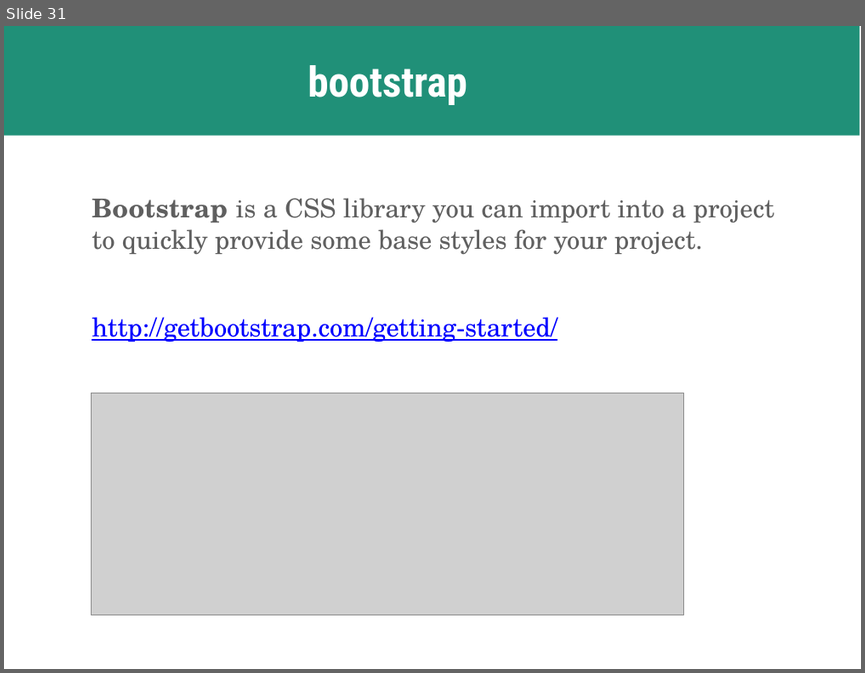
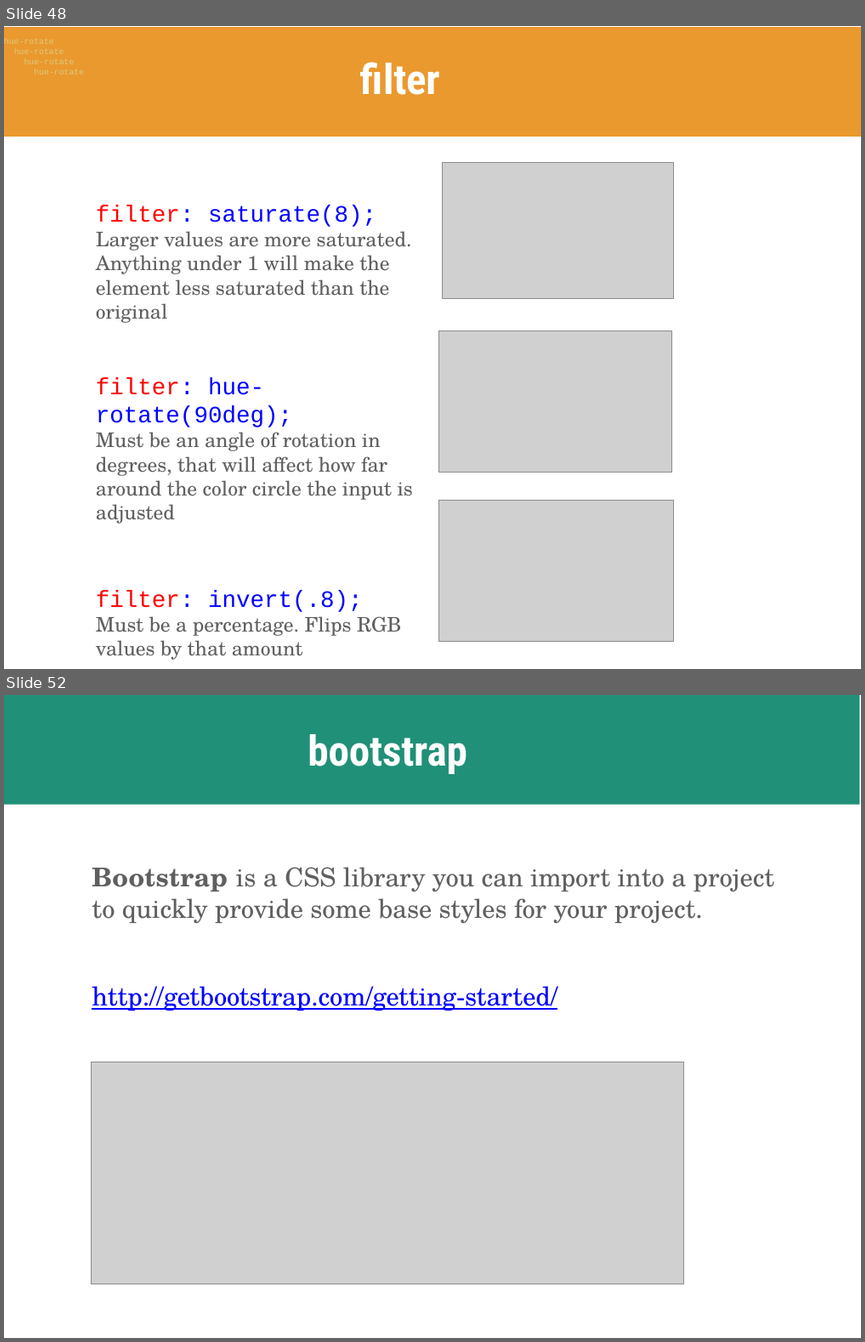
Before and after one commit to skornfeld/svc-class-jan-2018, a slide deck: slides/week-5.pptx. Shown one above the other, each under a label of ours: slide 31 before the commit, slides 48 and 52 after it; the slides between them are not shown. The pictures are 865x673 and 865x1342 pixels, drawn with LibreOffice and Linux fonts; fonts in the diff are those of the drawing; grey boxes stand for pictures. Boxes give left, top, right and bottom in pixels: in the first picture for what was removed or moved away, otherwise in the second. Text is boxed around its words. In the diff, an @@ line names an element or a change of style, - is before the commit and + after.

```diff
--- a/slides/week-5.pptx
+++ b/slides/week-5.pptx
@@ slide 48 added at box(4, 26, 861, 669), background #FFFFFF @@
@@ freeform shape added at box(4, 27, 861, 136), fill #EA992E @@
@@ title added at box(359, 62, 439, 95), 50 pt, text #FFFFFF, bold @@
+filter
@@ picture added at box(443, 162, 674, 299) @@
@@ text added at box(96, 204, 413, 659), 24 pt, text #5F5F5F @@
+filter: saturate(8);
+Larger values are more saturated. Anything under 1 will make the element less saturated than the original
+filter: hue-rotate(90deg);
+Must be an angle of rotation in degrees, that will affect how far around the color circle the input is adjusted
+filter: invert(.8);
+Must be a percentage. Flips RGB values by that amount
@@ picture added at box(438, 331, 671, 471) @@
@@ picture added at box(439, 500, 674, 641) @@
@@ what was slide 31 is now slide 52 @@
```
Also in this commit, not shown: 6 slides changed, 21 other slides added, 1 slide removed, 1 other file.
